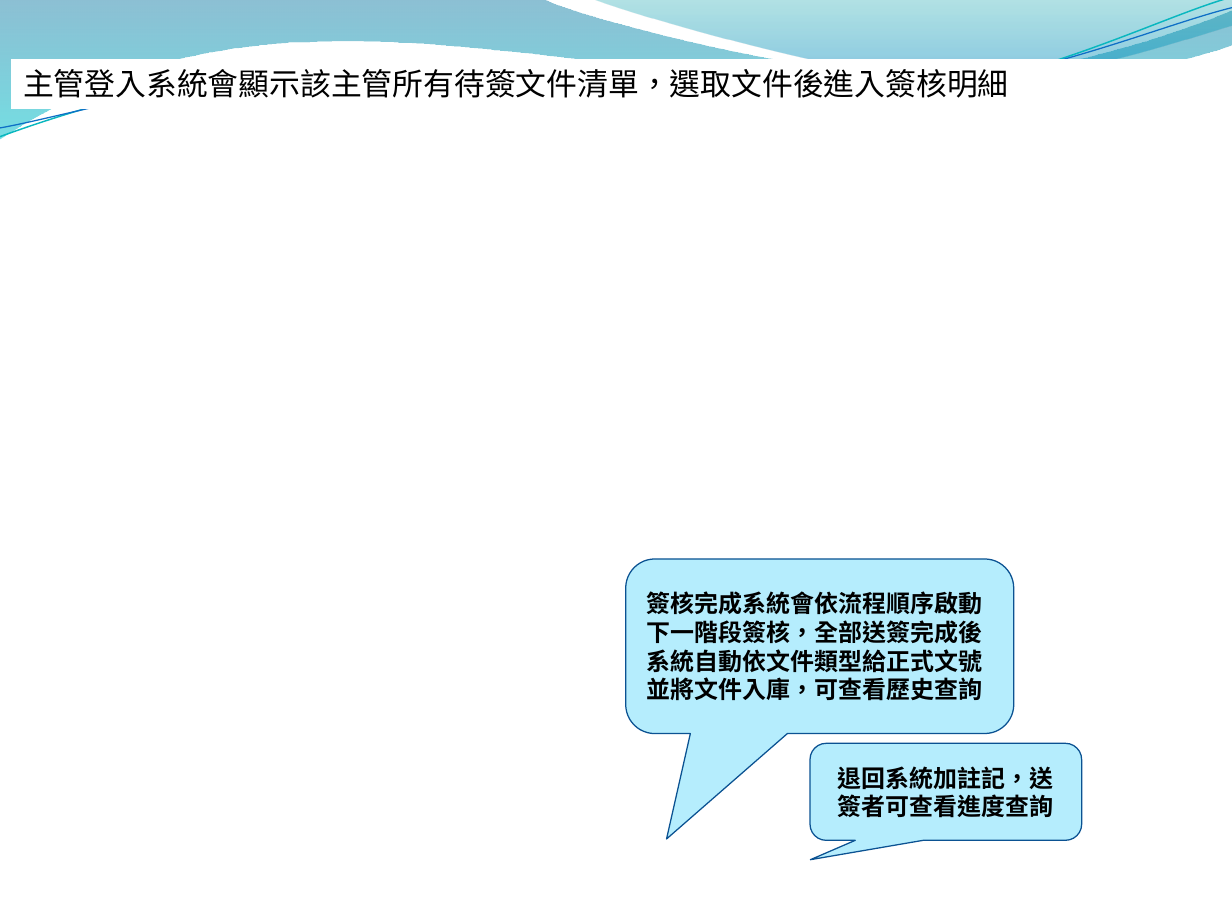
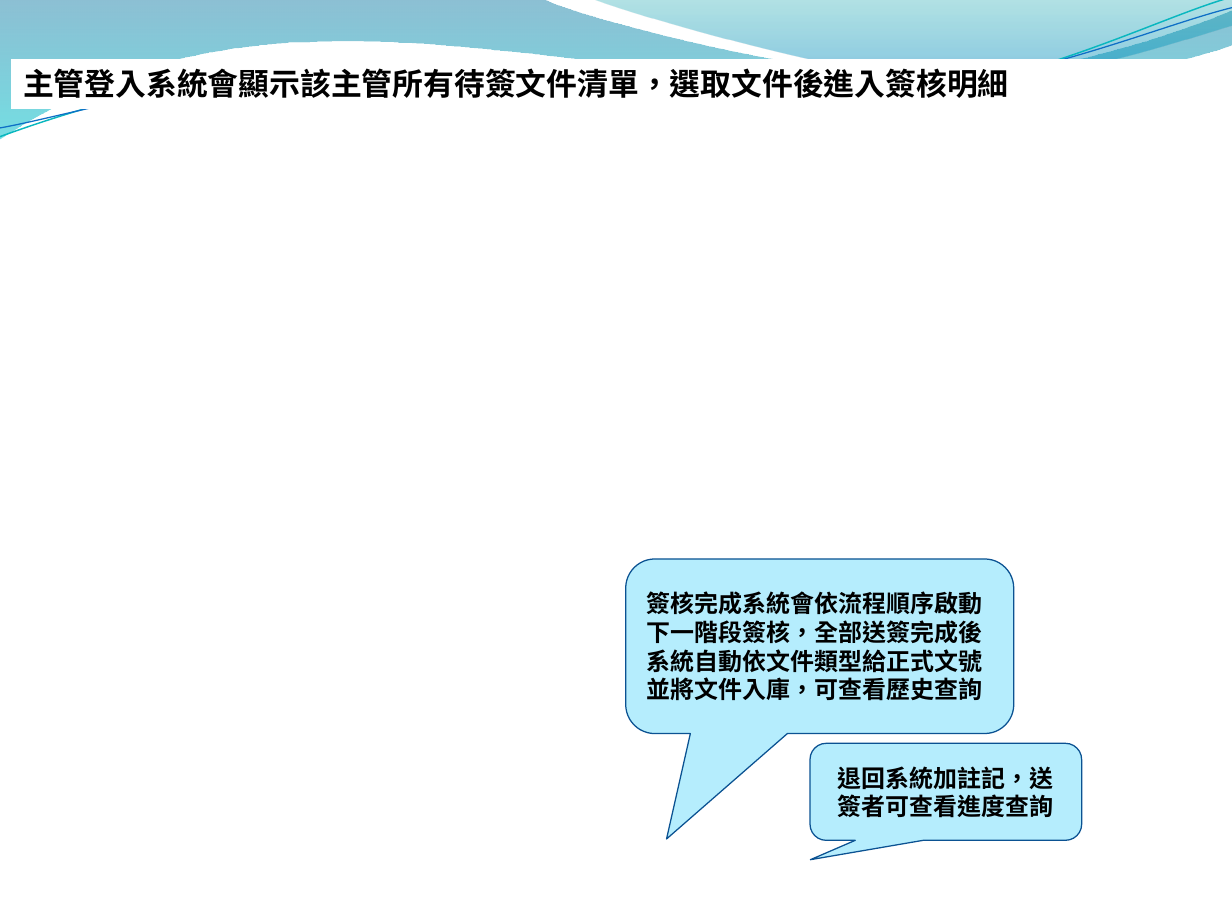
Before and after one commit to YanminHung/JavaWebProject, a slide deck: slide 13 of Report/小組簡報整合版.pptx. Drawn at 1232x924 pixels with LibreOffice and Linux fonts; fonts in the diff are those of the drawing; background and template pictures are left out. Boxes give left, top, right and bottom in pixels: in the first picture for what was removed or moved away, otherwise in the second. Text is boxed around its words. In the diff, an @@ line names an element or a change of style, - is before the commit and + after.

```diff
--- a/Report/小組簡報整合版.pptx
+++ b/Report/小組簡報整合版.pptx
@@ rectangle "主管登入系統會顯示該主管所有待簽文件清單，選取文件後進入簽核明細" at (11,59,1207,108): bold on @@
```
Also in this commit, not shown: 4 other slides changed.
